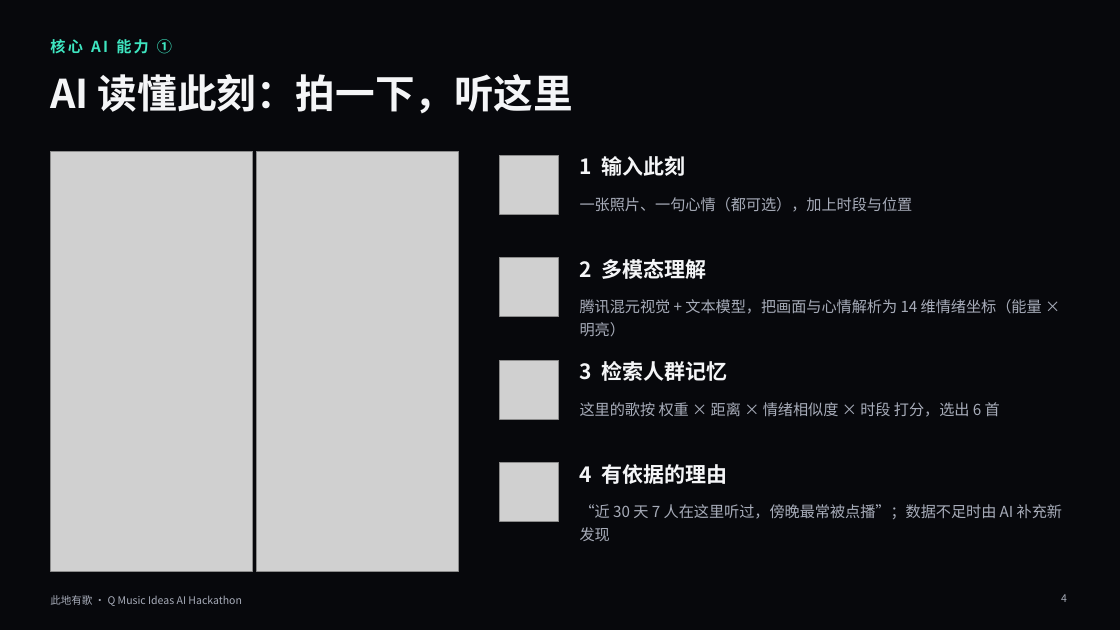
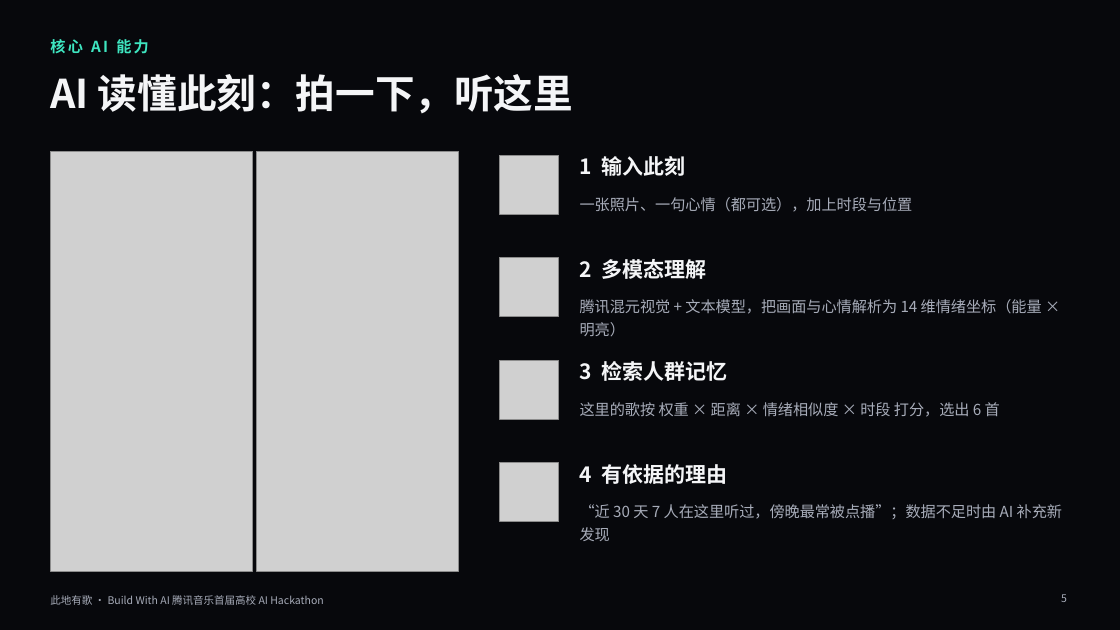
Before and after one commit to QHY8IV/MusicHere, a slide deck: slide 5 of pitch/此地有歌-路演.pptx (slide 4 before the commit). Drawn at 1120x630 pixels with LibreOffice and Linux fonts; fonts in the diff are those of the drawing; grey boxes stand for pictures; background and template pictures are left out. Boxes give left, top, right and bottom in pixels: in the first picture for what was removed or moved away, otherwise in the second. Text is boxed around its words. In the diff, an @@ line names an element or a change of style, - is before the commit and + after.

```diff
--- a/pitch/此地有歌-路演.pptx
+++ b/pitch/此地有歌-路演.pptx
@@ text at (50,39,149,54): text changed @@
-核心 AI 能力 ①
+核心 AI 能力
@@ text at (50,595,323,605): text changed @@
-此地有歌 · Q Music Ideas AI Hackathon
+此地有歌 · Build With AI 腾讯音乐首届高校 AI Hackathon
@@ page number at (1061,594,1067,602): text changed @@
-4
+5
```
Also in this commit, not shown: 8 other slides changed, 2 slides added, 1 slide removed, 5 other files.
